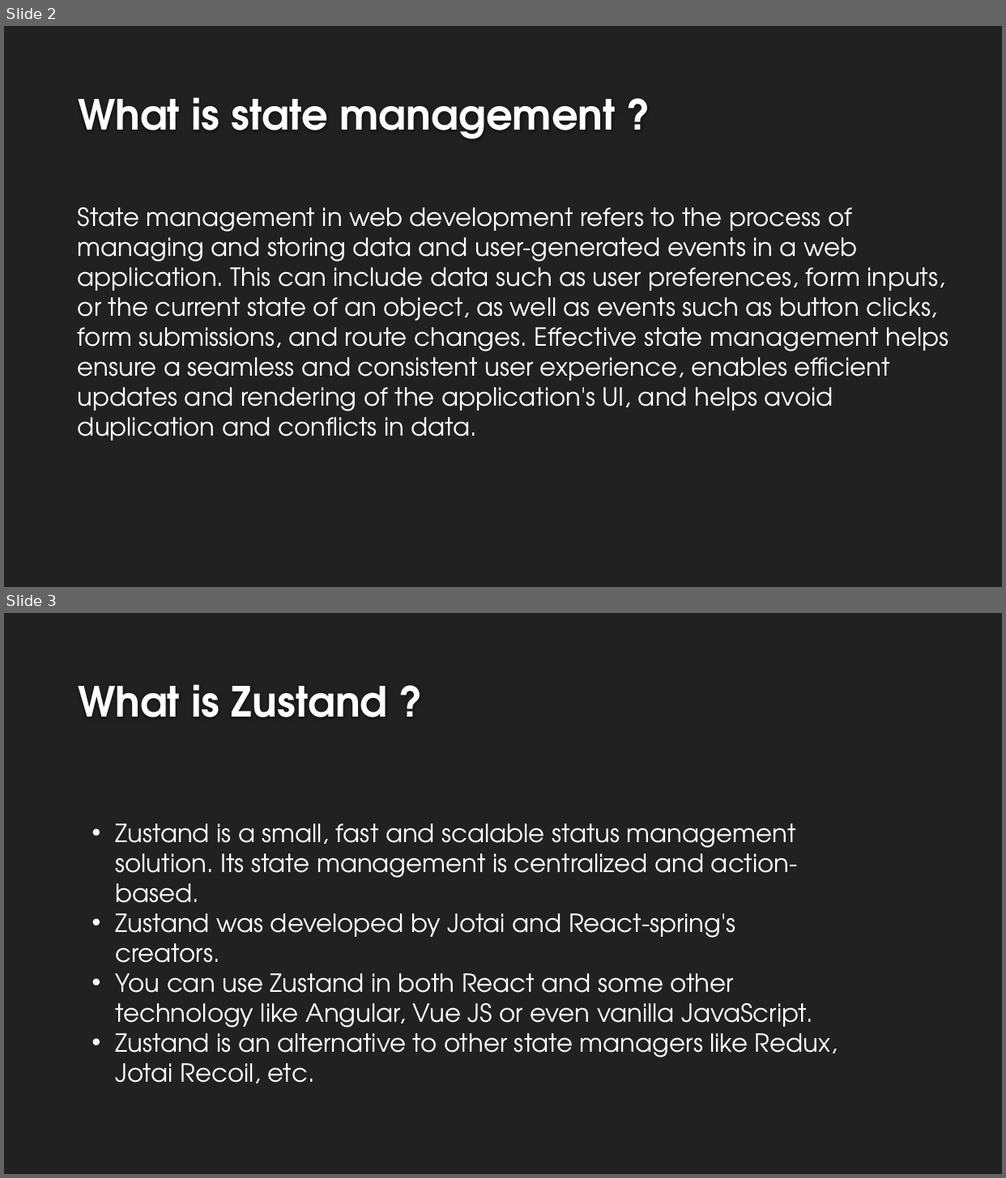
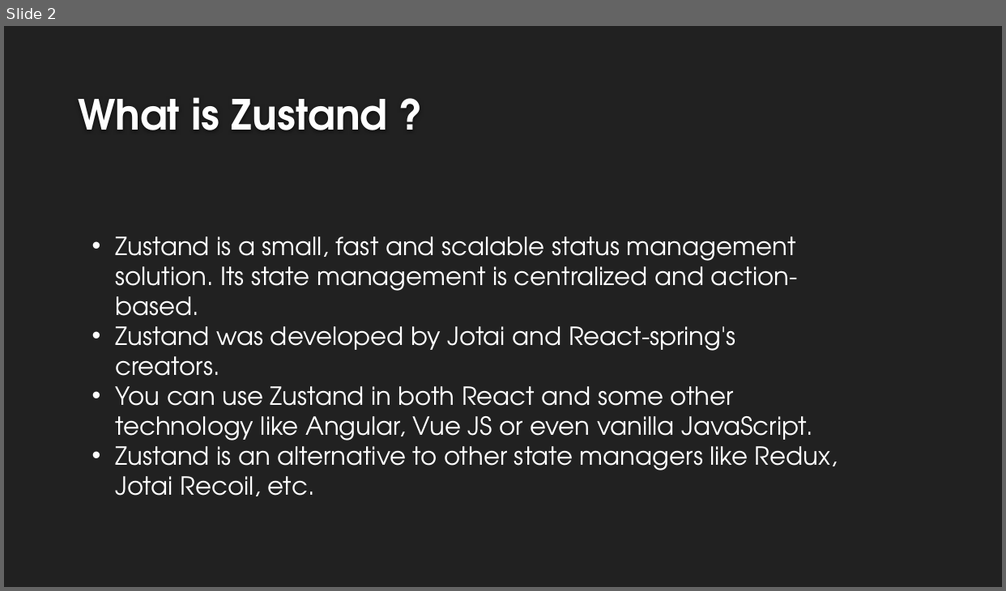
Before and after one commit to SaurabPoudel/React-Learning-, a slide deck: zustand-learning/Zustand.pptx. Shown one above the other, each under a label of ours: slides 2 and 3 before the commit, slide 2 after it. The pictures are 1006x1178 and 1006x591 pixels, drawn with LibreOffice and Linux fonts; fonts in the diff are those of the drawing; background and template pictures are left out. Boxes give left, top, right and bottom in pixels: in the first picture for what was removed or moved away, otherwise in the second. Text is boxed around its words. In the diff, an @@ line names an element or a change of style, - is before the commit and + after.

```diff
--- a/zustand-learning/Zustand.pptx
+++ b/zustand-learning/Zustand.pptx
@@ slide 2 removed at (4,26,1002,587), background #212121 @@
@@ title removed at (78,97,616,139) @@
-What is state management ?
@@ text removed at (78,207,949,441) @@
-State management in web development refers to the process of managing and storing data and user-generated events in a web application. This can include data such as user preferences, form inputs, or the current state of an object, as well as events such as button clicks, form submissions, and route changes. Effective state management helps ensure a seamless and consistent user experience, enables efficient updates and rendering of the application's UI, and helps avoid duplication and conflicts in data.
@@ what was slide 3 is now slide 2 @@
```
Also in this commit, not shown: 1 slide changed, 7 slides added.
